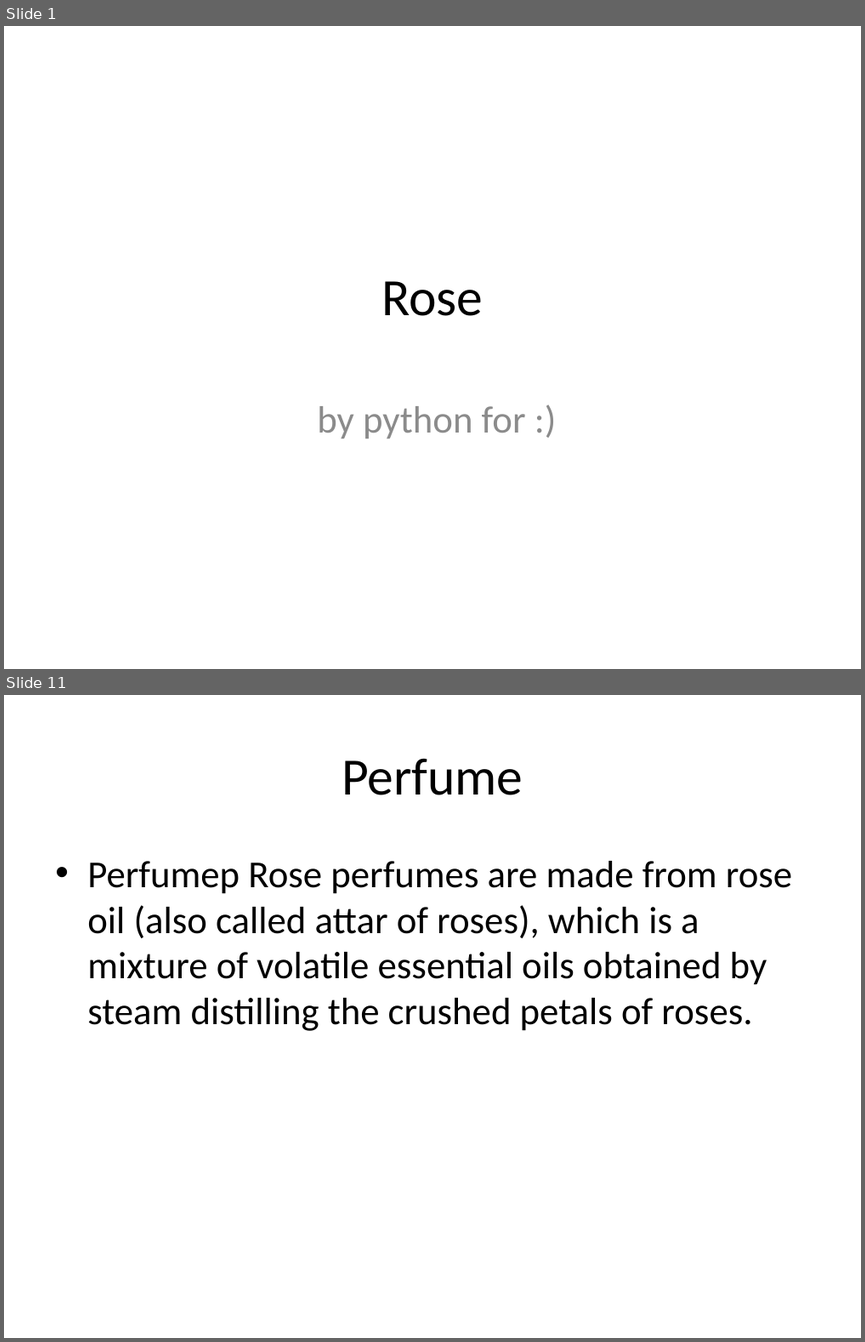
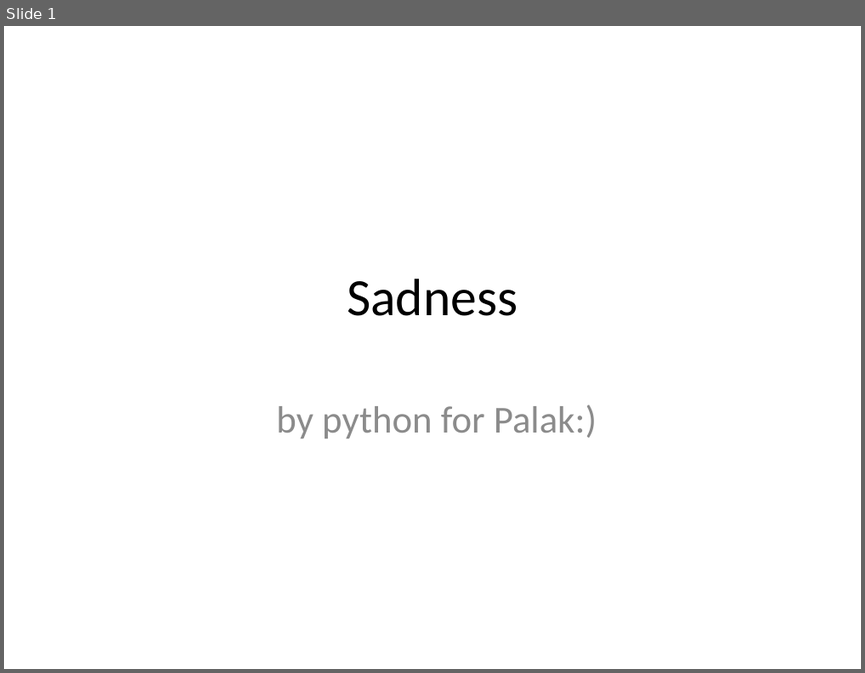
Before and after one commit to eppisai/Uplift---Smart-educational-Platform, a slide deck: AutoPPT-main/something.pptx. Shown one above the other, each under a label of ours: slides 1 and 11 before the commit, slide 1 after it; the slides between them are not shown. The pictures are 865x1342 and 865x673 pixels, drawn with LibreOffice and Linux fonts; fonts in the diff are those of the drawing. Boxes give left, top, right and bottom in pixels: in the first picture for what was removed or moved away, otherwise in the second. Text is boxed around its words. In the diff, an @@ line names an element or a change of style, - is before the commit and + after.

Commit message:
sad palak

```diff
--- a/AutoPPT-main/something.pptx
+++ b/AutoPPT-main/something.pptx
@@ slide 11 removed at [4,695,861,1338], background #FFFFFF @@
@@ title removed at [341,758,523,795] @@
-Perfume
@@ text removed at [87,861,792,1031] @@
-• Perfumep Rose perfumes are made from rose oil (also called attar of roses), which is a mixture of volatile essential oils obtained by steam distilling the crushed petals of roses.
@@ slide 1 changed as well @@
@@ title at [347,278,517,316]: text changed @@
-Rose
+Sadness
@@ subtitle at [276,404,596,438]: text changed @@
-by python for :)
+by python for Palak:)
```
Also in this commit, not shown: 8 slides added, 13 other slides removed, 1 other file.
